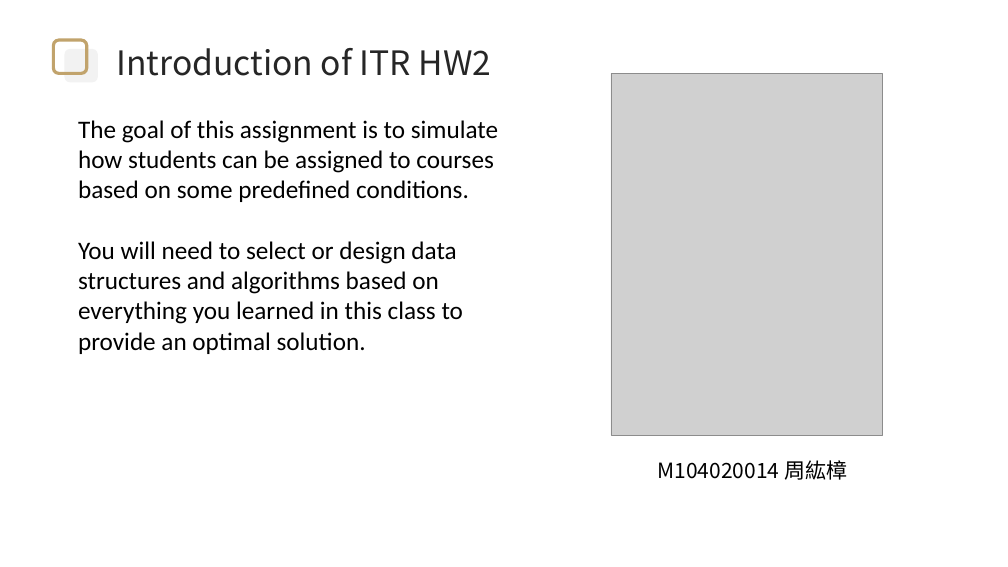
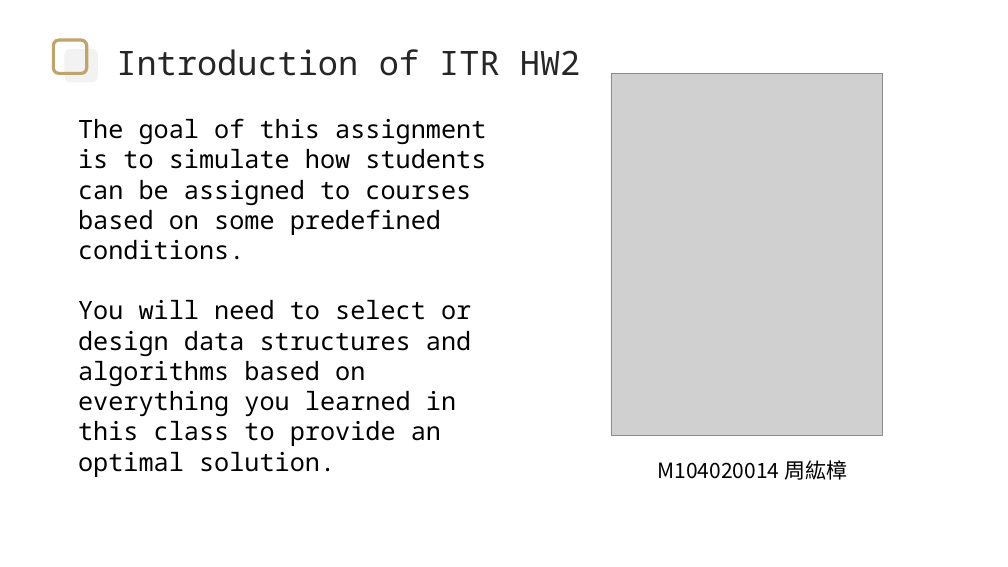
Before and after one commit to ward311/ITR, a slide deck: slide 1 of M104020014周紘樟_ITR_HW2.pptx. Drawn at 1008x567 pixels with LibreOffice and Linux fonts; fonts in the diff are those of the drawing; grey boxes stand for pictures; background and template pictures are left out. Boxes give left, top, right and bottom in pixels: in the first picture for what was removed or moved away, otherwise in the second. Text is boxed around its words. In the diff, an @@ line names an element or a change of style, - is before the commit and + after.

```diff
--- a/M104020014周紘樟_ITR_HW2.pptx
+++ b/M104020014周紘樟_ITR_HW2.pptx
@@ text "Introduction of ITR HW2" at box(116, 49, 580, 76): font Noto Sans CJK SC to Noto Sans Mono @@
@@ text "The goal of this assignment ..." at box(78, 118, 486, 477): font Calibri to Noto Sans Mono @@
```
Also in this commit, not shown: 3 other slides changed, 1 slide added, 2 other files.
